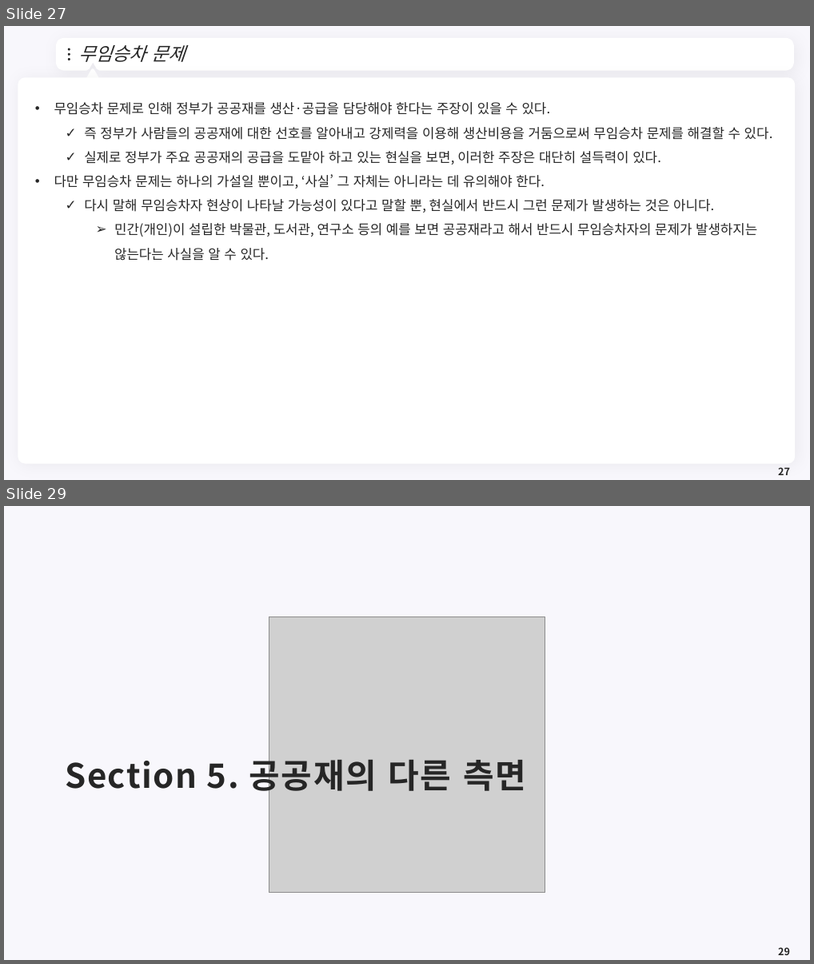
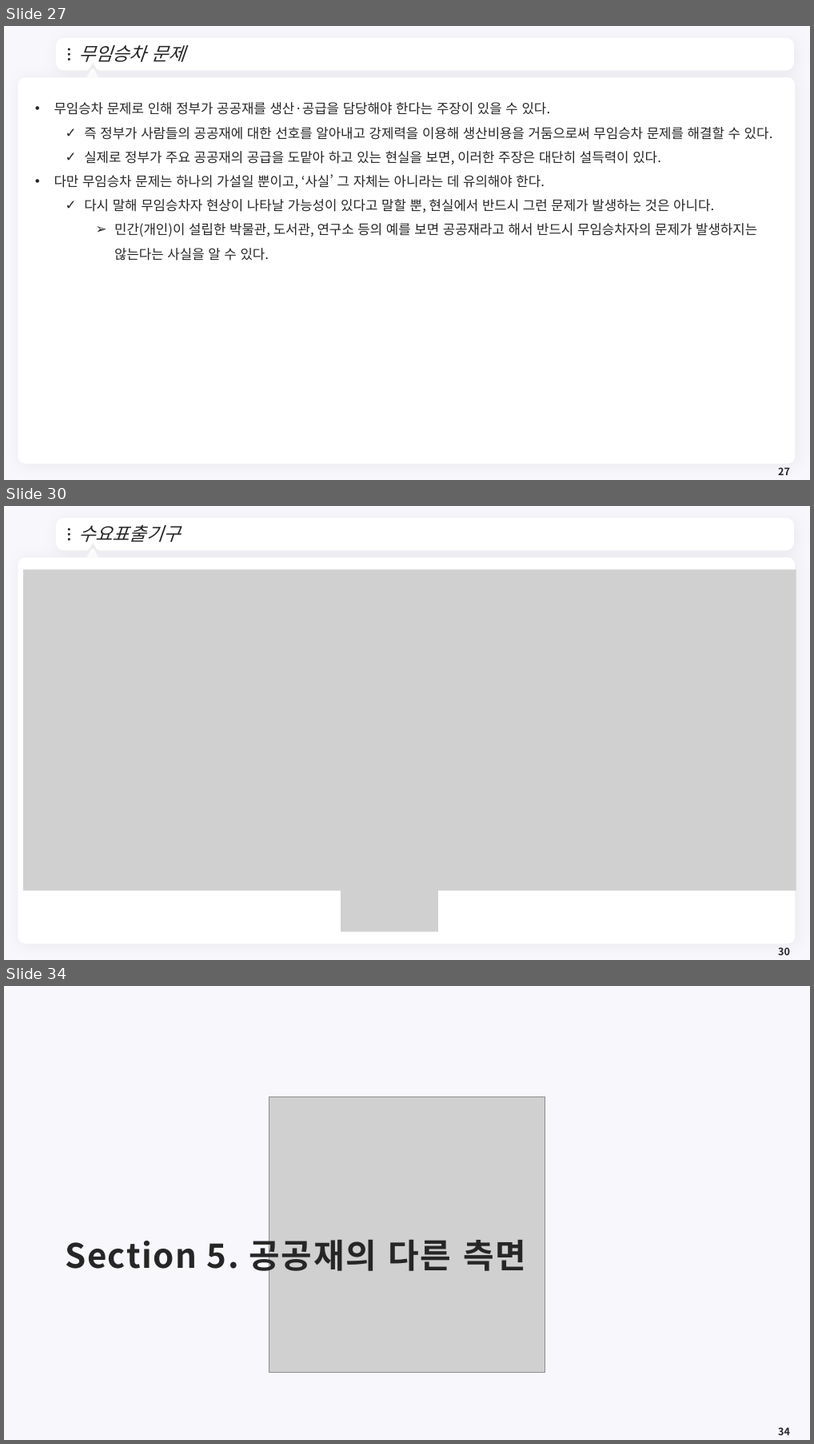
Before and after one commit to meandthey/Teaching, a slide deck: 재정학/01_Lectures/재정학_Chapter_4.pptx. Shown one above the other, each under a label of ours: slides 27 and 29 before the commit, slides 27, 30 and 34 after it; the slides between them are not shown. The pictures are 814x964 and 814x1444 pixels, drawn with LibreOffice and Linux fonts; fonts in the diff are those of the drawing; grey boxes stand for pictures; background and template pictures are left out. Boxes give left, top, right and bottom in pixels: in the first picture for what was removed or moved away, otherwise in the second. Text is boxed around its words. In the diff, an @@ line names an element or a change of style, - is before the commit and + after.

```diff
--- a/재정학/01_Lectures/재정학_Chapter_4.pptx
+++ b/재정학/01_Lectures/재정학_Chapter_4.pptx
@@ slide 30 added at bbox=[4, 506, 810, 960], background #F8F7FC; not listed: 7 template elements that a slide beside it also shows @@
@@ title added at bbox=[78, 524, 180, 542], 22 pt, text #262626, italic @@
+수요표출기구
@@ picture added at bbox=[23, 569, 797, 891] @@
@@ picture added at bbox=[341, 882, 438, 932] @@
@@ page number added at bbox=[778, 947, 790, 955], 12 pt, text #262626, bold @@
+30
@@ what was slide 29 is now slide 34 @@
@@ page number at bbox=[778, 1427, 790, 1435]: text changed @@
-29
+34
```
Also in this commit, not shown: 1 slide changed, 7 other slides added.
